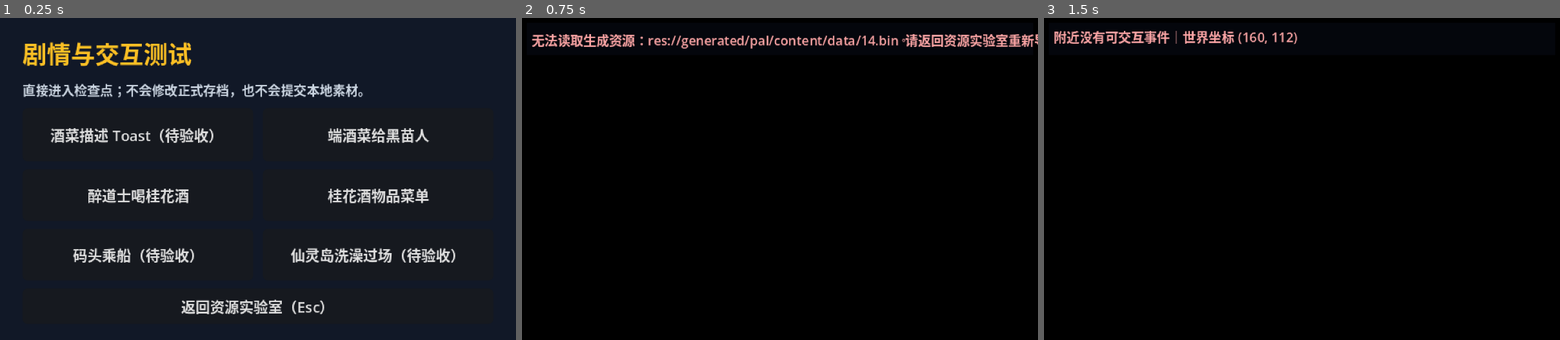
Above: before the commit, frames 1-3 (left to right).
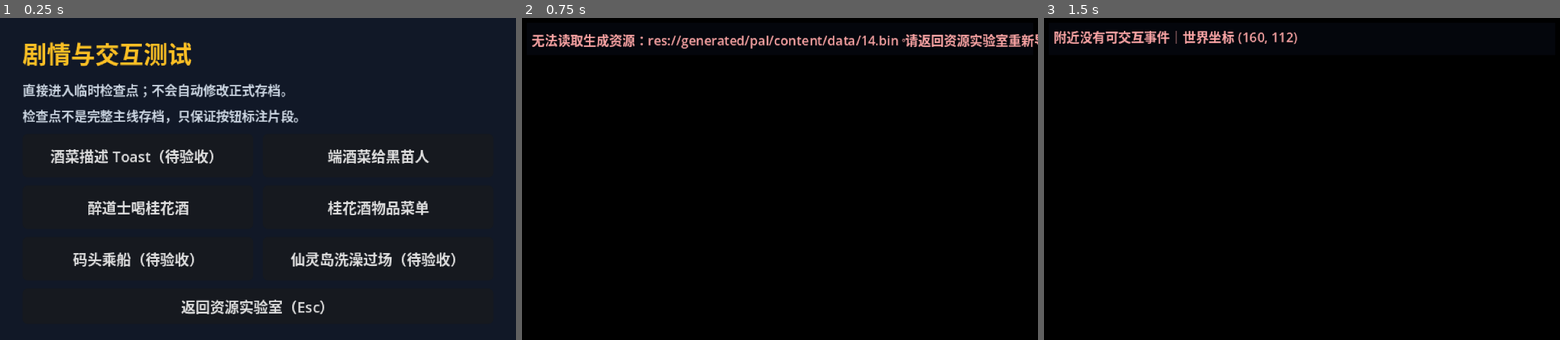
Above: after the commit, the same moments.

Repository: 1xuanyuan1/sword-godot
Game: Godot game, scene res://scenes/story_test_lab.tscn
Same seed, same stepped clock (60 frames per second), same inputs: the game is played once before the commit and once after it. This scene is started directly instead of the project's main scene.
Inputs (mouse positions are in pixels of both pictures, inside the frame that each line leads up to):
- Up to frame 1 (0.25 s): no input
- Up to frame 2 (0.75 s): click "酒菜描述 Toast（待验收）" at 0.5 s
- Up to frame 3 (1.5 s): tap Enter (ui_accept) at 1.25 s; move the mouse to (1415, 162) at 1.27 s; hold Right from 1.28 s (still down); tap Space at 1.35 s; click (1415, 162) at 1.42 s

The runs differ from the first frame. In frame 1, 9.3% of the frame differs, in the area x 4-89%, y 20-78%; in frame 2, less than 0.1%; in frame 3, less than 0.1%.

Commit message:
fix: restore inn state for story checkpoints

Diff:
--- a/src/debug/pal_debug_checkpoint.gd
+++ b/src/debug/pal_debug_checkpoint.gd
@@ -6,6 +6,13 @@
 extends RefCounted
 
 static var _pending: Dictionary = {}
+
+const INN_SCENE_INDEX := 0
+const INN_STABLE_INTRO_ENTRY := 8145
+const POST_MEDICINE_INN_ENTRY := 6225
+const INN_STAIRS_EVENT_ID := 4
+const AUNT_EXIT_EVENT_ID := 11
+const AUNT_WAKE_POSE_EVENT_ID := 12
 
 
 ## 根据稳定检查点编号准备下一次探索参数；未知编号返回 `false`。
@@ -20,7 +27,8 @@
 		"wine_menu":
 			_pending = {"id": checkpoint_id, "scene": 2, "script": 0, "event": 0, "position": Vector2i(1040, 1672), "direction": GameSession.DIR_SOUTH, "inventory": {272: 1}, "hint": "按 M 打开菜单，选择物品并使用桂花酒"}
 		"fairy_island_boat":
-			# 求药返回余杭后的原版剧情状态：张四已移到码头，并准备执行乘船脚本 0x16F9。
+			# 首次赴岛前的原版剧情状态：开场客栈已经完成，张四已移到码头，
+			# 并准备执行乘船脚本 0x16F9。检查点可能被继续试玩，因此不能只补船只。
 			_pending = {
 				"id": checkpoint_id,
 				"scene": 4,
@@ -29,8 +37,12 @@
 				"position": Vector2i(1136, 1368),
 				"direction": GameSession.DIR_EAST,
 				"music": 87,
-				"scene_enter_scripts": {4: 0x14c7},
+				"scene_enter_scripts": {0: INN_STABLE_INTRO_ENTRY, 4: 0x14c7},
 				"event_overrides": {
+					# 开场李大娘离开房间后的楼梯、普通行走对象和叫醒专用姿势。
+					4: {"state": 1},
+					11: {"position": Vector2i(1152, 384), "auto_script": 4458, "state": 0, "direction": GameSession.DIR_SOUTH},
+					12: {"state": 0},
 					25: {"trigger_script": 0x15cb},
 					60: {"auto_script": 0x15d0, "trigger_mode": 2},
 					124: {"position": Vector2i(1152, 1376), "trigger_script": 0x16f9, "direction": GameSession.DIR_EAST},
@@ -56,6 +68,36 @@
 	return true
 
 
+## 修复旧版“码头乘船”检查点继续游玩后保存的客栈开场残留状态。
+## 仅在喂药剧情已稳定结束且三个 EventObject 仍精确保持开场默认组合时修改数据库；正常主线返回 `false`。
+static func repair_legacy_checkpoint_runtime(database: PalContentDatabase) -> bool:
+	if database == null or database.scenes.size() <= INN_SCENE_INDEX or database.event_objects.size() < AUNT_WAKE_POSE_EVENT_ID:
+		return false
+	if database.scenes[INN_SCENE_INDEX].script_on_enter != POST_MEDICINE_INN_ENTRY:
+		return false
+	var stairs: PalEventObject = database.event_objects[INN_STAIRS_EVENT_ID - 1]
+	var aunt_exit: PalEventObject = database.event_objects[AUNT_EXIT_EVENT_ID - 1]
+	var aunt_wake_pose: PalEventObject = database.event_objects[AUNT_WAKE_POSE_EVENT_ID - 1]
+	var matches_incomplete_checkpoint := (
+		stairs.state == 0
+		and stairs.trigger_script == 4475
+		and aunt_exit.position == Vector2i(1328, 296)
+		and aunt_exit.auto_script == 4455
+		and aunt_exit.state == 0
+		and aunt_exit.sprite_number == 21
+		and aunt_wake_pose.state == 1
+		and aunt_wake_pose.sprite_number == 628
+	)
+	if not matches_incomplete_checkpoint:
+		return false
+	stairs.state = 1
+	aunt_exit.position = Vector2i(1152, 384)
+	aunt_exit.auto_script = 4458
+	aunt_exit.direction = GameSession.DIR_SOUTH
+	aunt_wake_pose.state = 0
+	return true
+
+
 ## 取走并清空待处理检查点，保证一次请求不会重复应用。
 static func consume() -> Dictionary:
 	var result := _pending.duplicate(true)
--- a/src/debug/story_test_lab.gd
+++ b/src/debug/story_test_lab.gd
@@ -41,7 +41,7 @@
 	page.add_child(title)
 
 	var subtitle := Label.new()
-	subtitle.text = "直接进入检查点；不会修改正式存档，也不会提交本地素材。"
+	subtitle.text = "直接进入临时检查点；不会自动修改正式存档。\n检查点不是完整主线存档，只保证按钮标注片段。"
 	subtitle.add_theme_font_size_override("font_size", 8)
 	subtitle.add_theme_color_override("font_color", Color("cbd5e1"))
 	page.add_child(subtitle)
--- a/src/world/map_explorer.gd
+++ b/src/world/map_explorer.gd
@@ -905,6 +905,9 @@
 		_game_menu.close_menu()
 		_show_system_toast("读取失败：%s" % _save_manager.error_message)
 		return false
+	# 旧版码头检查点只补了船只，继续游玩后会把客栈开场的李大娘姿势和关闭楼梯写入存档。
+	# 这里只修复与该旧检查点完全匹配的不可能状态，正常主线存档不会命中。
+	var repaired_checkpoint_state := DebugCheckpoint.repair_legacy_checkpoint_runtime(_database)
 	_reset_transient_state_for_load()
 	if not _equipment_manager.configure(_database, _session):
 		_set_error("读档后无法重建装备效果：%s" % _equipment_manager.error_message)
@@ -917,7 +920,7 @@
 	_load_scene(_session.scene_index, false)
 	if _audio_player != null:
 		_audio_player.play_music(_session.music_number, true, 0.0)
-	_show_system_toast("已读取存档 %03d" % slot)
+	_show_system_toast("已读取存档 %03d%s" % [slot, "，已修复旧剧情检查点状态" if repaired_checkpoint_state else ""])
 	return true
 
 
--- a/tests/run_local_intro_test.gd
+++ b/tests/run_local_intro_test.gd
@@ -49,8 +49,8 @@
 	elif vm.running or vm.waiting_for_dialog or vm.waiting_for_frames:
 		printerr("FAIL: 首场景进入脚本没有结束")
 		quit(1)
-	elif database.event_objects.size() < 11 or database.event_objects[10].state != 0 or database.event_objects[10].position != Vector2i(1152, 384):
-		printerr("FAIL: 李大娘自动离场脚本没有完成")
+	elif database.event_objects.size() < 12 or database.event_objects[3].state != 1 or database.event_objects[10].state != 0 or database.event_objects[10].position != Vector2i(1152, 384) or database.event_objects[10].auto_script != 4458 or database.event_objects[11].state != 0:
+		printerr("FAIL: 李大娘自动离场后没有隐藏叫醒姿势或开启房间楼梯")
 		quit(1)
 	elif not intro_pose_frames.has(2) or not intro_pose_frames.has(3):
 		printerr("FAIL: 李逍遥的大侠姿势帧没有执行")
--- a/tests/run_tests.gd
+++ b/tests/run_tests.gd
@@ -1729,6 +1729,31 @@
 	var boat_overrides: Dictionary = checkpoint.get("event_overrides", {})
 	_expect(checkpoint.get("scene") == 4 and checkpoint.get("position") == Vector2i(1136, 1368) and checkpoint.get("music") == 87, "boat checkpoint opens the real Yuhang dock state next to Zhang Si")
 	_expect(boat_overrides.get(124, {}).get("trigger_script") == 0x16f9 and boat_overrides.get(124, {}).get("position") == Vector2i(1152, 1376), "boat checkpoint restores Zhang Si's post-medicine position and boarding script")
+	_expect(checkpoint.get("scene_enter_scripts", {}).get(0) == 8145 and boat_overrides.get(4, {}).get("state") == 1, "boat checkpoint preserves the completed inn intro and open stairs")
+	_expect(boat_overrides.get(11, {}).get("position") == Vector2i(1152, 384) and boat_overrides.get(11, {}).get("auto_script") == 4458 and boat_overrides.get(12, {}).get("state") == 0, "boat checkpoint removes the aunt wake-up pose before continued play")
+	var legacy_database := PalContentDatabase.new()
+	var inn_scene := PalSceneDefinition.new()
+	inn_scene.script_on_enter = 6225
+	legacy_database.scenes.append(inn_scene)
+	for event_id in range(1, 13):
+		var event := PalEventObject.new()
+		event.object_id = event_id
+		legacy_database.event_objects.append(event)
+	var legacy_stairs: PalEventObject = legacy_database.event_objects[3]
+	legacy_stairs.state = 0
+	legacy_stairs.trigger_script = 4475
+	var legacy_aunt_exit: PalEventObject = legacy_database.event_objects[10]
+	legacy_aunt_exit.position = Vector2i(1328, 296)
+	legacy_aunt_exit.auto_script = 4455
+	legacy_aunt_exit.state = 0
+	legacy_aunt_exit.sprite_number = 21
+	legacy_aunt_exit.direction = GameSession.DIR_WEST
+	var legacy_aunt_pose: PalEventObject = legacy_database.event_objects[11]
+	legacy_aunt_pose.state = 1
+	legacy_aunt_pose.sprite_number = 628
+	_expect(DebugCheckpoint.repair_legacy_checkpoint_runtime(legacy_database), "legacy boat-checkpoint saves are recognized by their impossible post-medicine inn state")
+	_expect(legacy_stairs.state == 1 and legacy_aunt_exit.position == Vector2i(1152, 384) and legacy_aunt_exit.auto_script == 4458 and legacy_aunt_exit.direction == GameSession.DIR_SOUTH and legacy_aunt_pose.state == 0, "legacy checkpoint repair opens the stairs and removes the aunt wake-up pose")
+	_expect(not DebugCheckpoint.repair_legacy_checkpoint_runtime(legacy_database), "legacy checkpoint repair is idempotent and leaves normal runtime state alone")
 	_expect(not DebugCheckpoint.request("kitchen_entry") and not DebugCheckpoint.request("stairs"), "completed non-wine manual checkpoints are archived from the test lab")
 	_expect(DebugCheckpoint.consume().is_empty() and not DebugCheckpoint.request("missing"), "debug story checkpoint is consumed once and rejects unknown ids")
 
Not shown, changed: .yulia/kb/bugfix/map-explorer.md
Not shown, changed: docs/DEVELOPMENT_WORKFLOW.md
Not shown, changed: docs/SAVE_SYSTEM.md
Not shown, changed: docs/SCRIPT_VM.md
